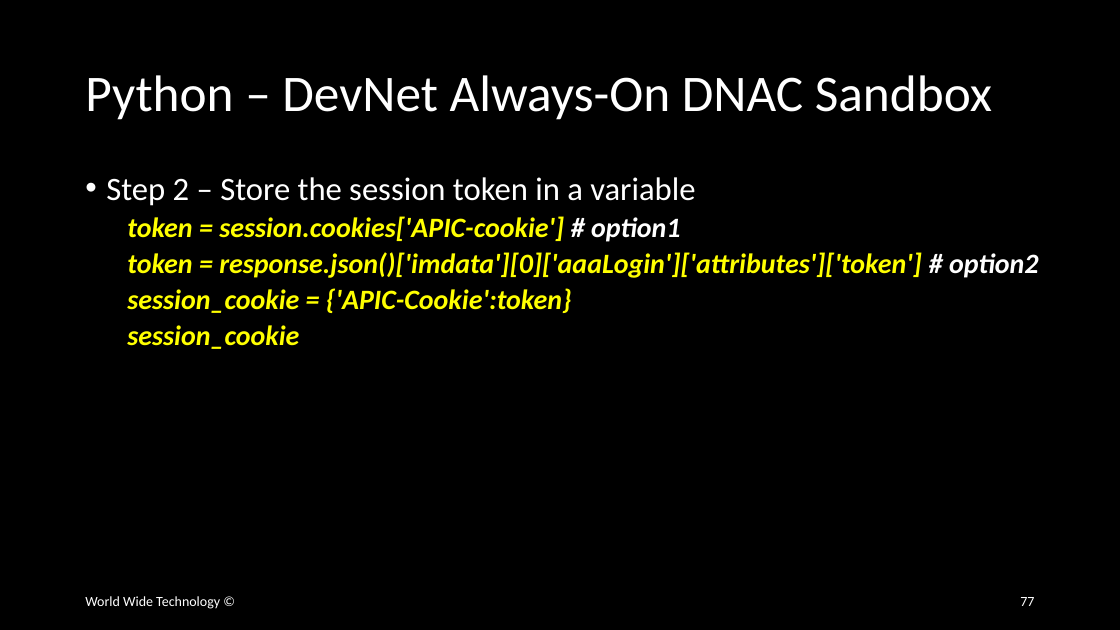
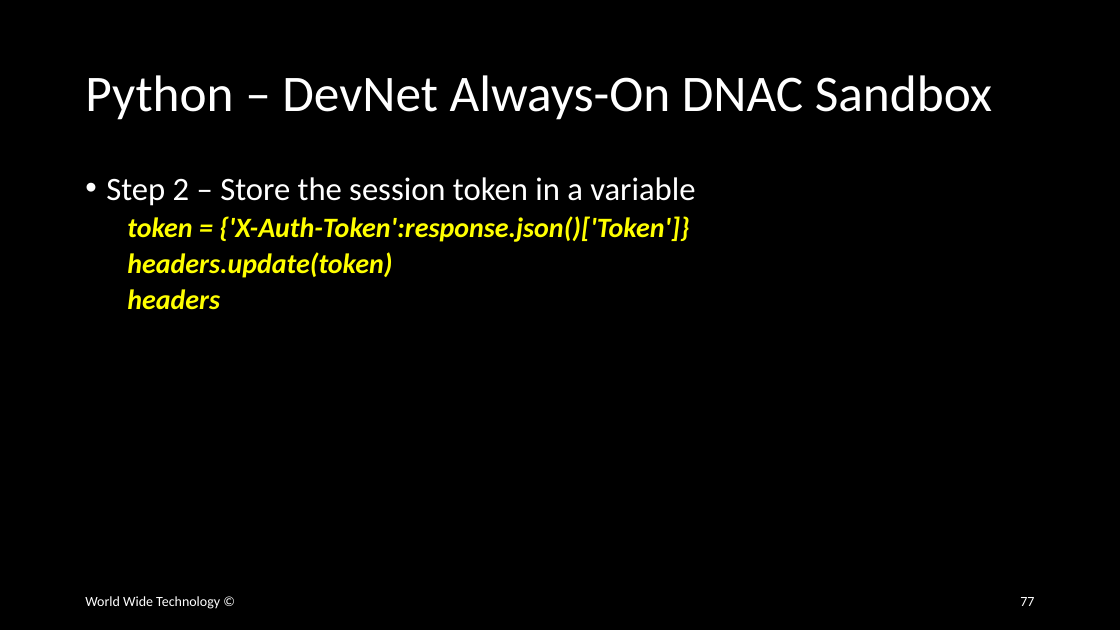
Before and after one commit to wwt/curl-requests-foundations, a slide deck: slide 77 of curl-requests-foundations.pptx. Drawn at 1120x630 pixels with LibreOffice and Linux fonts; fonts in the diff are those of the drawing. Boxes give left, top, right and bottom in pixels: in the first picture for what was removed or moved away, otherwise in the second. Text is boxed around its words. In the diff, an @@ line names an element or a change of style, - is before the commit and + after.

Commit message:
Added DNAC Python commands

```diff
--- a/curl-requests-foundations.pptx
+++ b/curl-requests-foundations.pptx
@@ text at [127,216,689,310]: text changed @@
-  token = session.cookies['APIC-cookie'] # option1
-  token = response.json()['imdata'][0]['aaaLogin']['attributes']['token'] # option2
-  session_cookie = {'APIC-Cookie':token}
-  session_cookie
+  token = {'X-Auth-Token':response.json()['Token']}
+  headers.update(token)
+  headers
```
Also in this commit, not shown: 5 other slides changed.
